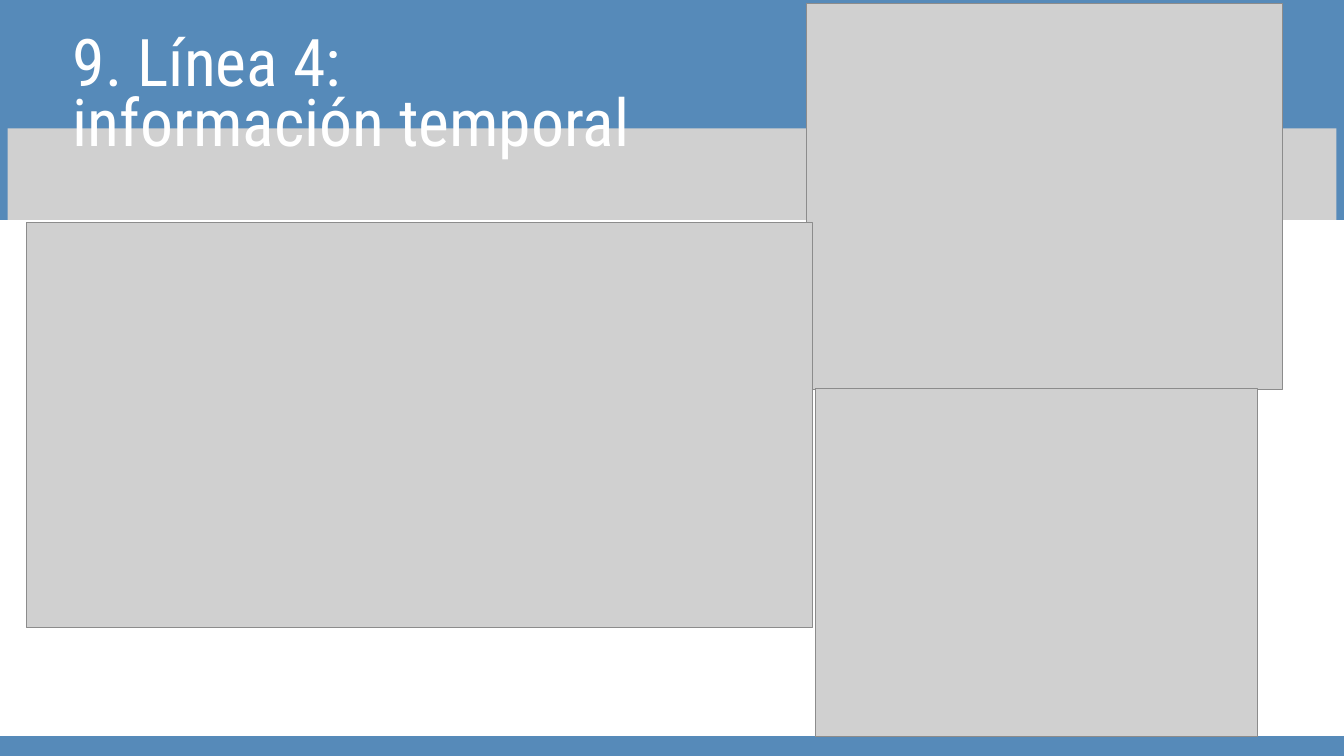
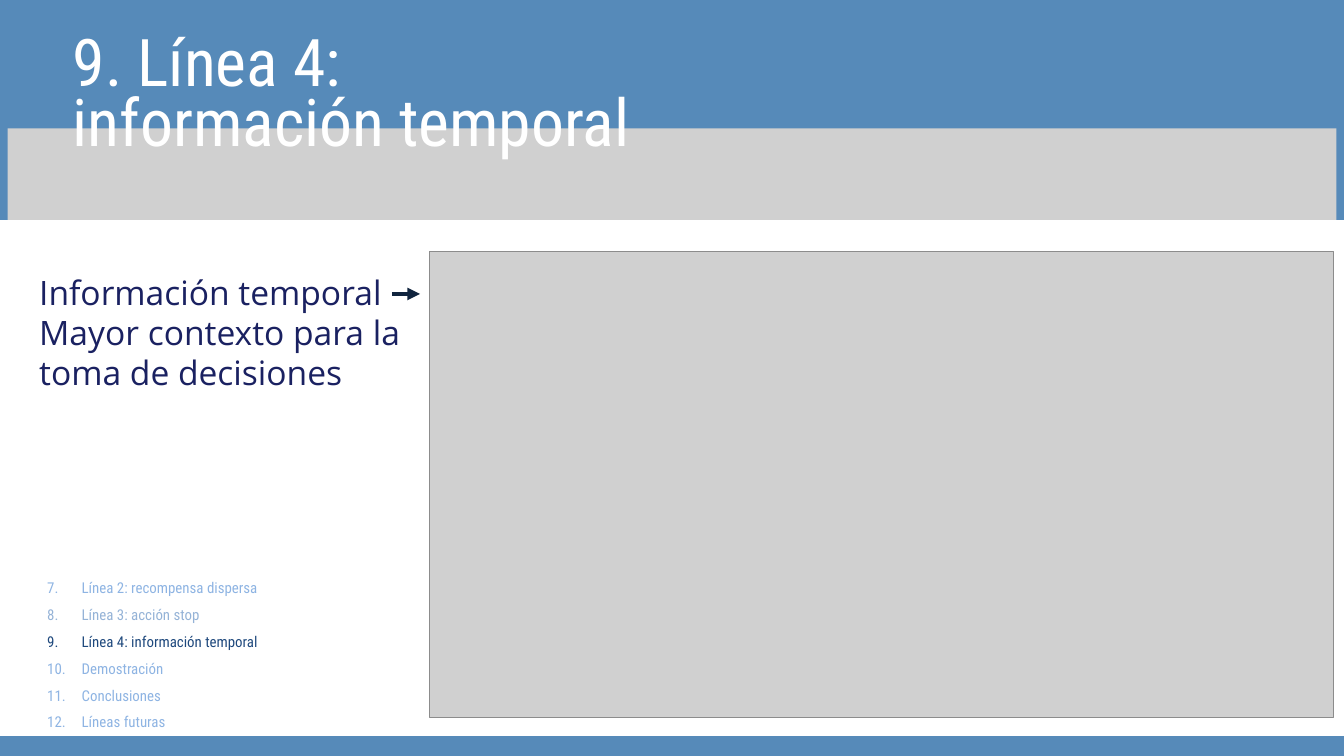
Before and after one commit to davidsolero/TFG-Coppelia-Reinforcement-Learning, a slide deck: slide 15 of redaccion/defensa/Presentación Trabajo Final Tesis Profesional Moderna Sencilla Azul .pptx. Drawn at 1344x756 pixels with LibreOffice and Linux fonts; fonts in the diff are those of the drawing; grey boxes stand for pictures. Boxes give left, top, right and bottom in pixels: in the first picture for what was removed or moved away, otherwise in the second. Text is boxed around its words. In the diff, an @@ line names an element or a change of style, - is before the commit and + after.

```diff
--- a/redaccion/defensa/Presentación Trabajo Final Tesis Profesional Moderna Sencilla Azul .pptx
+++ b/redaccion/defensa/Presentación Trabajo Final Tesis Profesional Moderna Sencilla Azul .pptx
@@ picture removed at bbox=[806, 3, 1282, 390] @@
@@ picture: place and size @@
-picture at bbox=[26, 222, 812, 628]
+picture at bbox=[429, 251, 1333, 717]
@@ text added at bbox=[39, 279, 400, 386], 36 pt, text #1A2161 @@
+Información temporal
+Mayor contexto para la toma de decisiones
@@ arrow added from (392, 294) to (420, 294), #0F243E 4.5 pt @@
@@ picture removed at bbox=[815, 389, 1257, 737] @@
@@ text added at bbox=[82, 582, 257, 727], 16 pt, text #8EB4E3 @@
+  7. Línea 2: recompensa dispersa
+  8. Línea 3: acción stop
+  9. Línea 4: información temporal
+  10. Demostración
+  11. Conclusiones
+  12. Líneas futuras
```
Also in this commit, not shown: 7 other slides changed.
